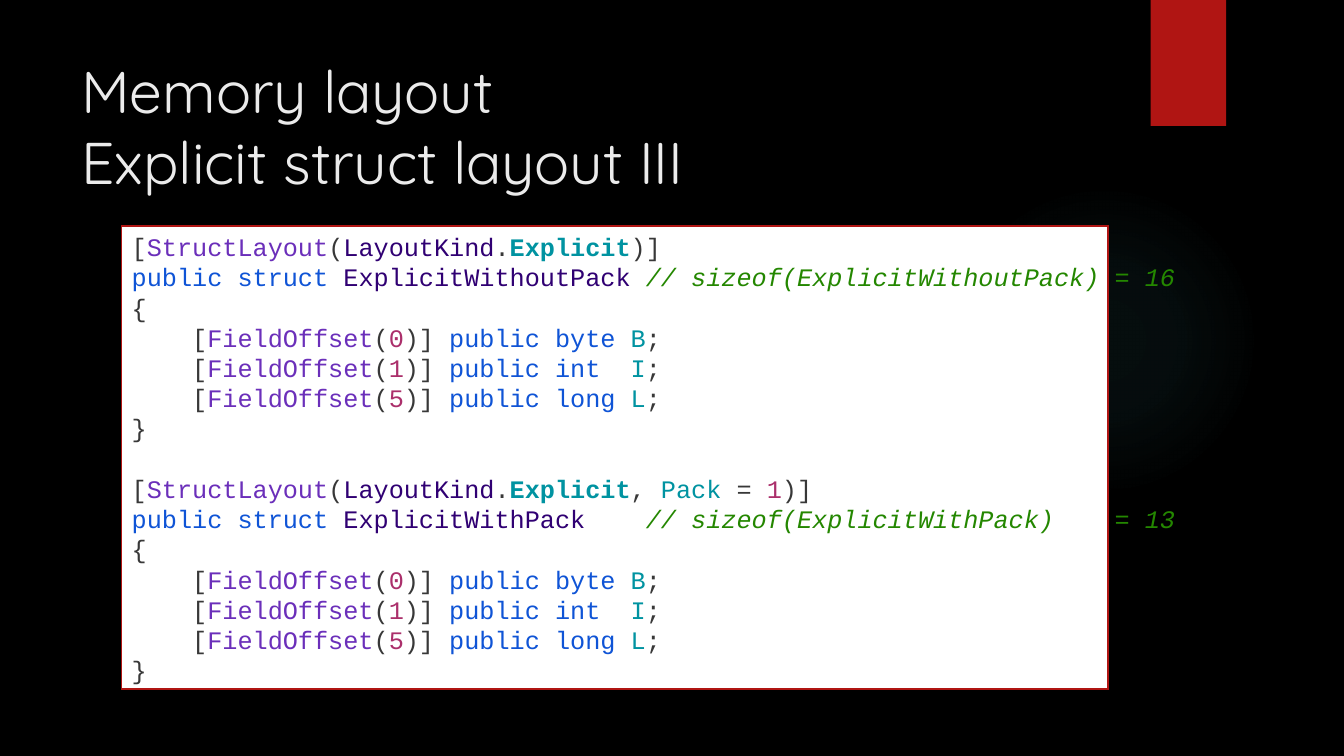
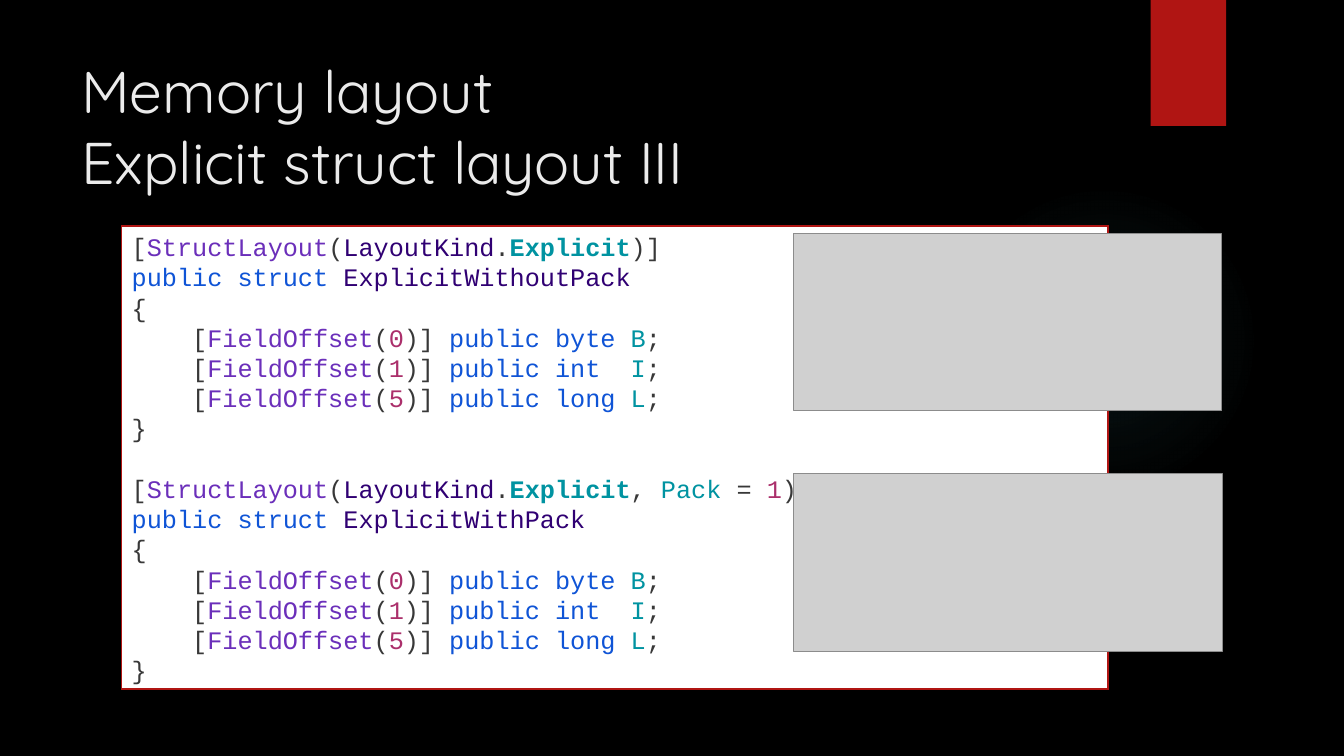
Before and after one commit to dennisdietrich/UnsafeCSharp, a slide deck: slide 20 of doc/Introduction to unsafe C#.pptx. Drawn at 1344x756 pixels with LibreOffice and Linux fonts; fonts in the diff are those of the drawing; grey boxes stand for pictures; background and template pictures are left out. Boxes give left, top, right and bottom in pixels: in the first picture for what was removed or moved away, otherwise in the second. Text is boxed around its words. In the diff, an @@ line names an element or a change of style, - is before the commit and + after.

```diff
--- a/doc/Introduction to unsafe C#.pptx
+++ b/doc/Introduction to unsafe C#.pptx
@@ text in rectangle at (132,238,812,655): text changed @@
-[StructLayout(LayoutKind.Explicit)]
-public struct ExplicitWithoutPack // sizeof(ExplicitWithoutPack) = 16
-{
-[FieldOffset(0)] public byte B;
-[FieldOffset(1)] public int I;
-[FieldOffset(5)] public long L;
-}
-[StructLayout(LayoutKind.Explicit, Pack = 1)]
-public struct ExplicitWithPack // sizeof(ExplicitWithPack) = 13
-{
-[FieldOffset(0)] public byte B;
-[FieldOffset(1)] public int I;
-[FieldOffset(5)] public long L;
-}
+[StructLayout(LayoutKind.Explicit)]
+public struct ExplicitWithoutPack
+{
+[FieldOffset(0)] public byte B;
+[FieldOffset(1)] public int I;
+[FieldOffset(5)] public long L;
+}
+[StructLayout(LayoutKind.Explicit, Pack = 1)]
+public struct ExplicitWithPack
+{
+[FieldOffset(0)] public byte B;
+[FieldOffset(1)] public int I;
+[FieldOffset(5)] public long L;
+}
@@ picture added at (795,234,1222,411) @@
@@ picture added at (795,474,1223,651) @@
```
Also in this commit, not shown: 8 other slides changed, 3 slides removed, 2 other files.
